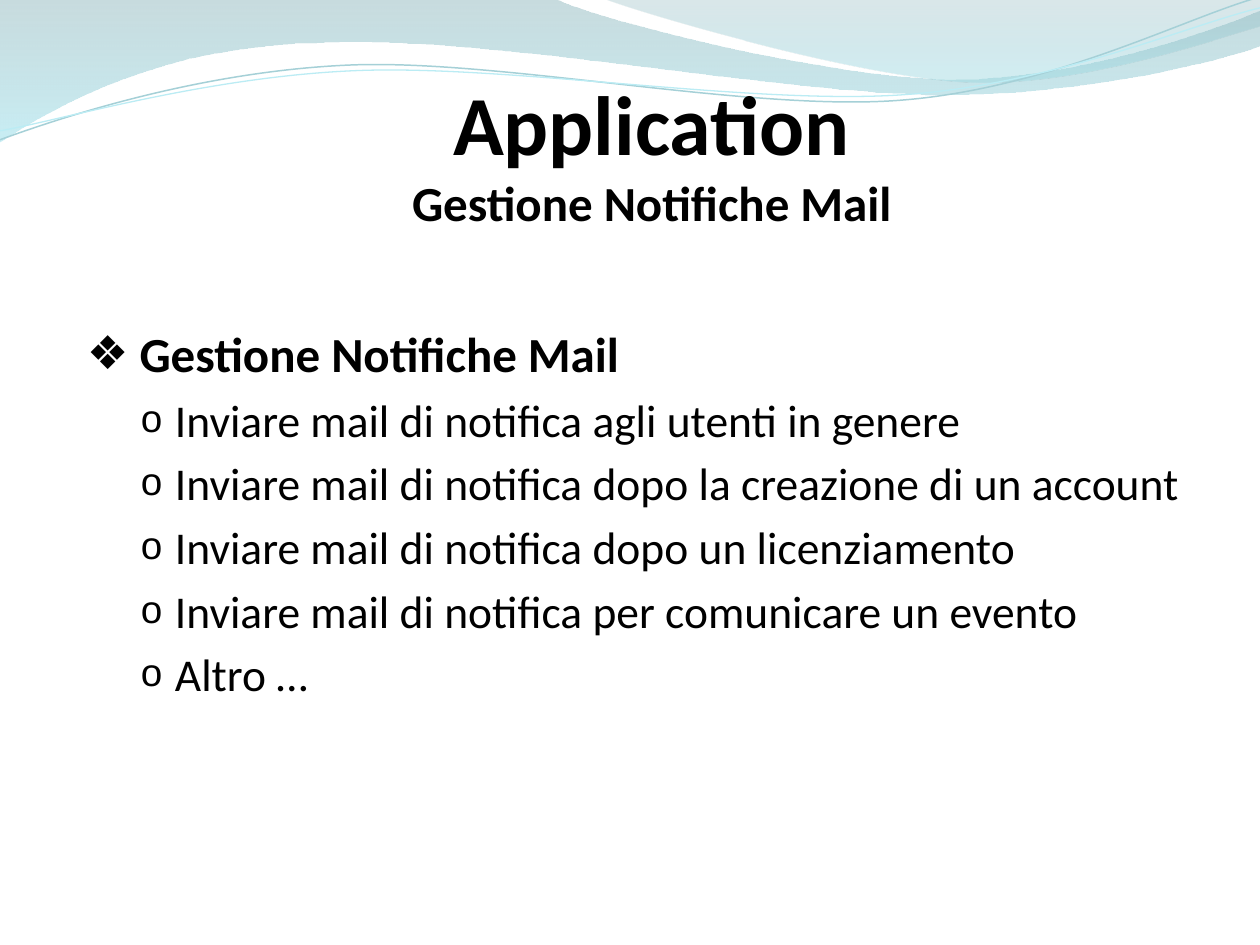
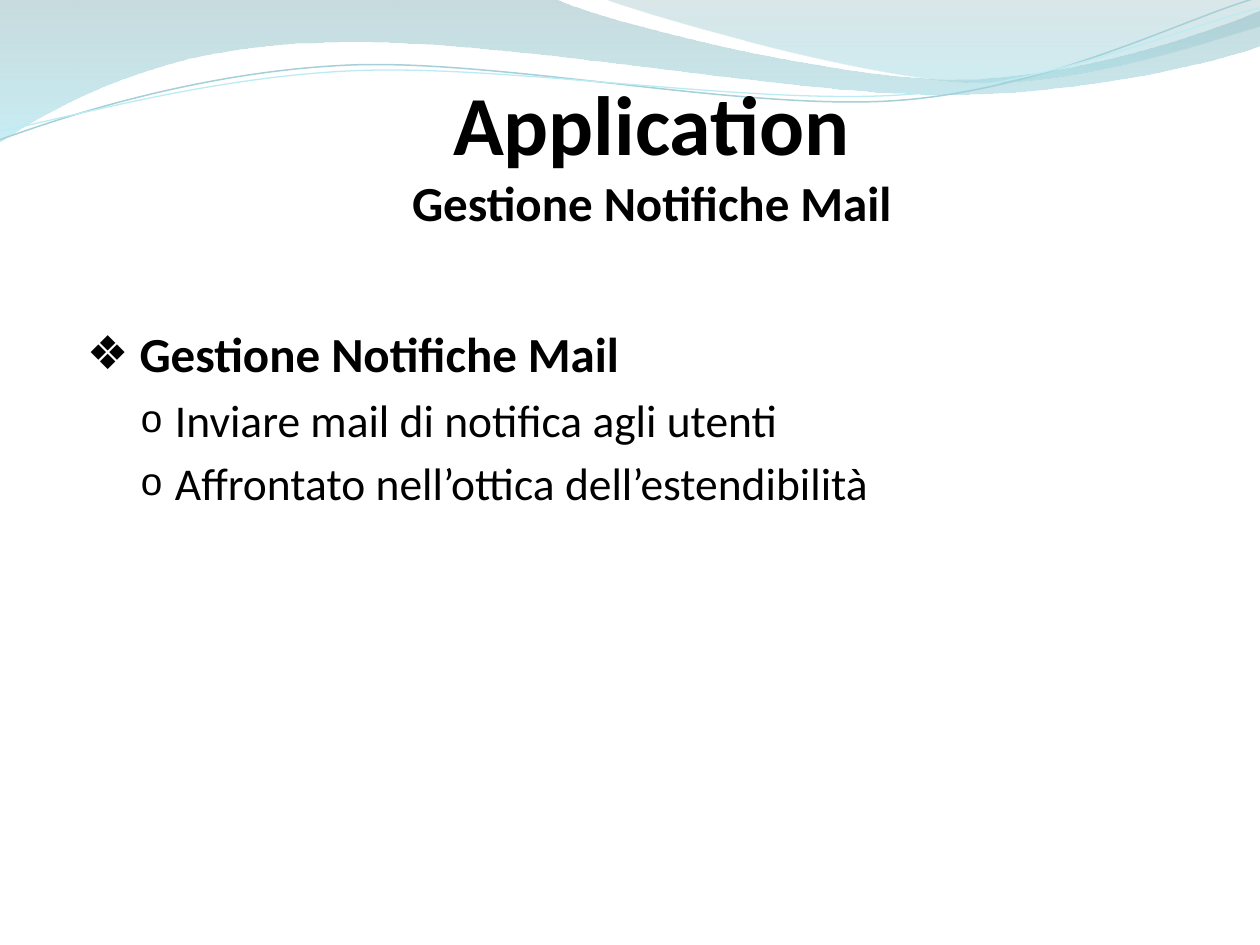
Before and after one commit to ammirate/at-silo, a slide deck: slide 82 of Presentazione/Atsilo1/[BOZZA] Atsilo_A_PresentazioneFinale copia.pptx (slide 85 before the commit). Drawn at 1260x945 pixels with LibreOffice and Linux fonts; fonts in the diff are those of the drawing. Boxes give left, top, right and bottom in pixels: in the first picture for what was removed or moved away, otherwise in the second. Text is boxed around its words. In the diff, an @@ line names an element or a change of style, - is before the commit and + after.

```diff
--- a/Presentazione/Atsilo1/[BOZZA] Atsilo_A_PresentazioneFinale copia.pptx
+++ b/Presentazione/Atsilo1/[BOZZA] Atsilo_A_PresentazioneFinale copia.pptx
@@ text at (175, 405, 868, 501): text changed @@
-  o Inviare mail di notifica agli utenti in genere
-  o Inviare mail di notifica dopo la creazione di un account
-  o Inviare mail di notifica dopo un licenziamento
-  o Inviare mail di notifica per comunicare un evento
-  o Altro …
+  o Inviare mail di notifica agli utenti
+  o Affrontato nell’ottica dell’estendibilità
```
Also in this commit, not shown: 10 other slides changed, 3 slides removed.
